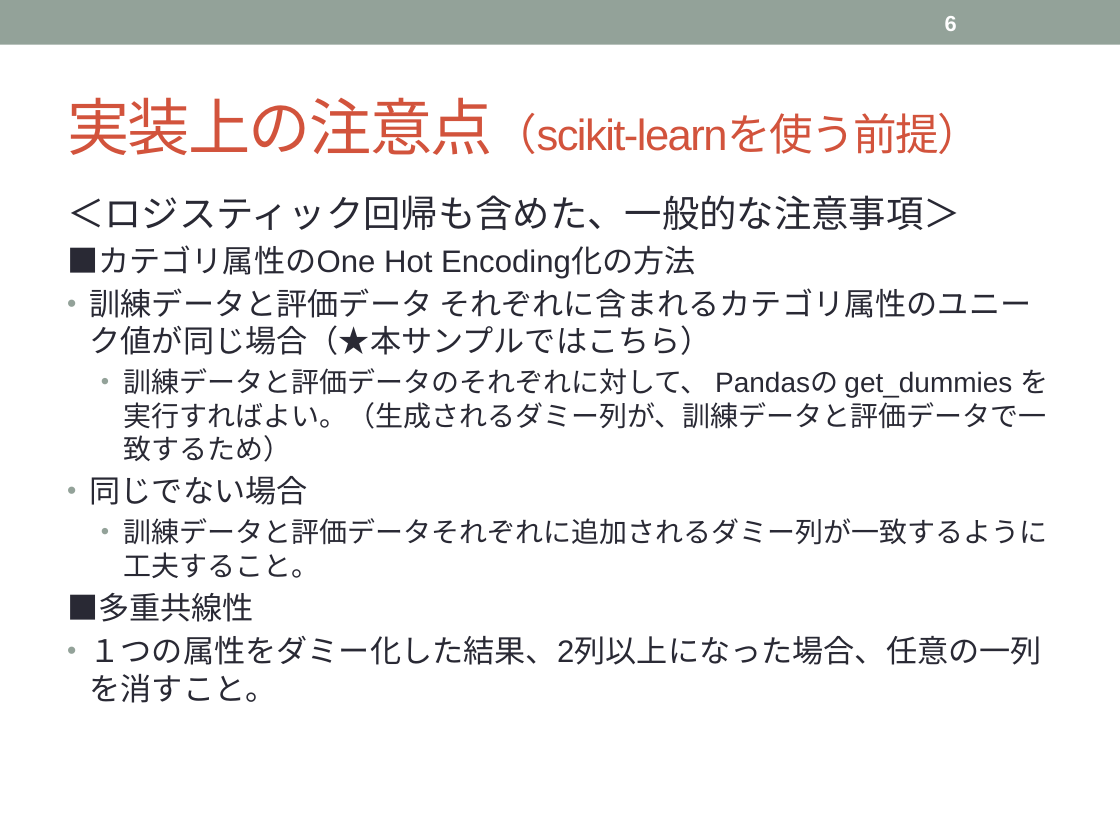
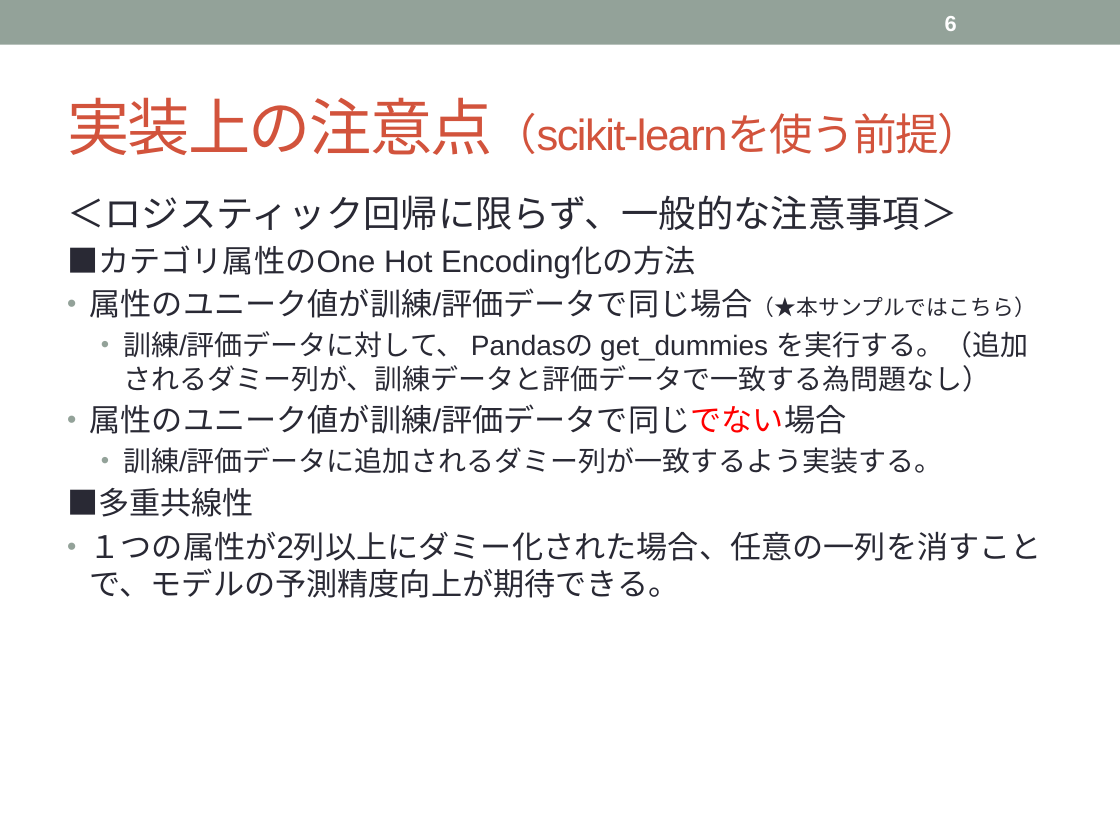
Before and after one commit to tsuchiyatoshio/team, a slide deck: slide 6 of oouchi/1.2_LogisticRegression/1.2_RogisticRegression.pptx. Drawn at 1120x840 pixels with LibreOffice and Linux fonts; fonts in the diff are those of the drawing. Boxes give left, top, right and bottom in pixels: in the first picture for what was removed or moved away, otherwise in the second. Text is boxed around its words. In the diff, an @@ line names an element or a change of style, - is before the commit and + after.

Commit message:
update ppt

```diff
--- a/oouchi/1.2_LogisticRegression/1.2_RogisticRegression.pptx
+++ b/oouchi/1.2_LogisticRegression/1.2_RogisticRegression.pptx
@@ text at <box>67,195,957,230</box>: text changed @@
-＜ロジスティック回帰も含めた、一般的な注意事項＞
+＜ロジスティック回帰に限らず、一般的な注意事項＞
@@ text at <box>90,288,1036,474</box>: text changed @@
-• 訓練データと評価データ それぞれに含まれるカテゴリ属性のユニーク値が同じ場合（★本サンプルではこちら）
-  • 訓練データと評価データのそれぞれに対して、 Pandasの get_dummies を実行すればよい。（生成されるダミー列が、訓練データと評価データで一致するため）
-• 同じでない場合
-  • 訓練データと評価データそれぞれに追加されるダミー列が一致するように工夫すること。
+• 属性のユニーク値が訓練/評価データで同じ場合（★本サンプルではこちら）
+  • 訓練/評価データに対して、 Pandasの get_dummies を実行する。（追加されるダミー列が、訓練データと評価データで一致する為問題なし）
+• 属性のユニーク値が訓練/評価データで同じでない場合
+  • 訓練/評価データに追加されるダミー列が一致するよう実装する。
@@ text at <box>90,532,1042,598</box>: text changed @@
-• １つの属性をダミー化した結果、2列以上になった場合、任意の一列を消すこと。
+• １つの属性が2列以上にダミー化された場合、任意の一列を消すことで、モデルの予測精度向上が期待できる。
```
Also in this commit, not shown: 7 other slides changed.
